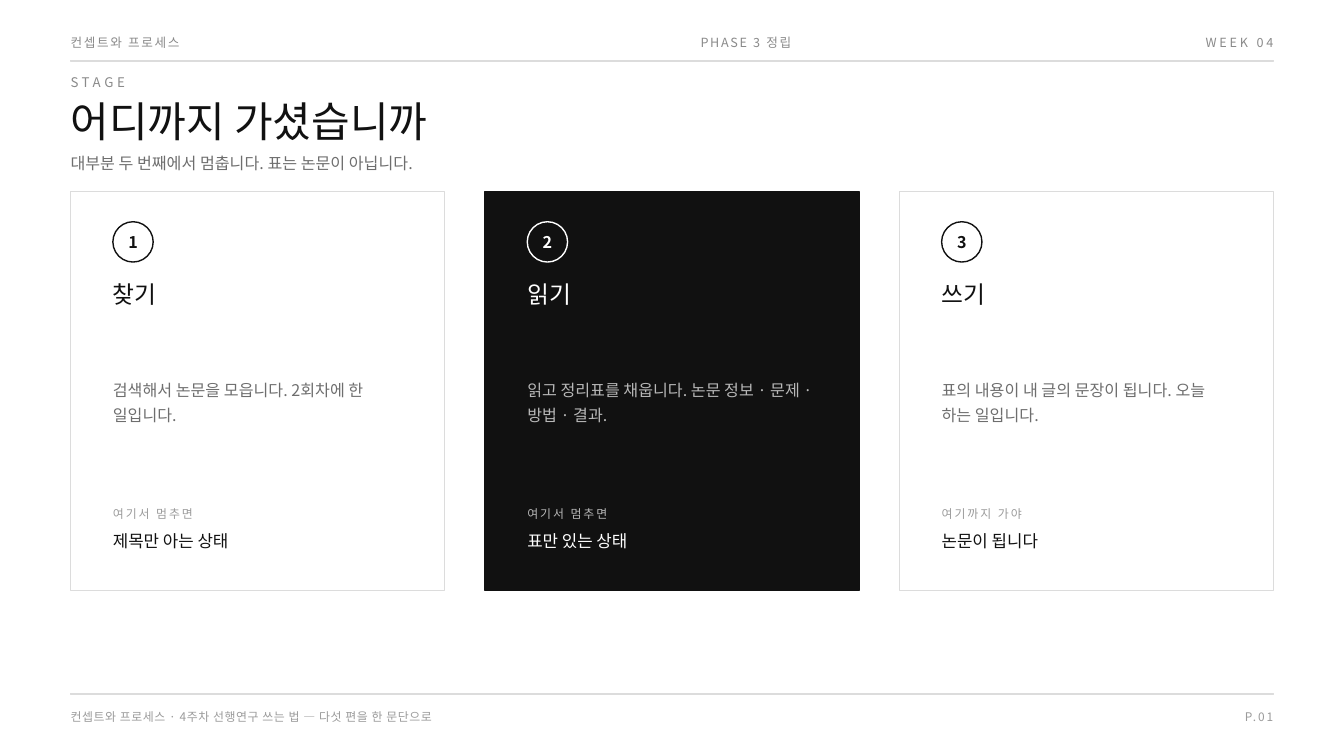
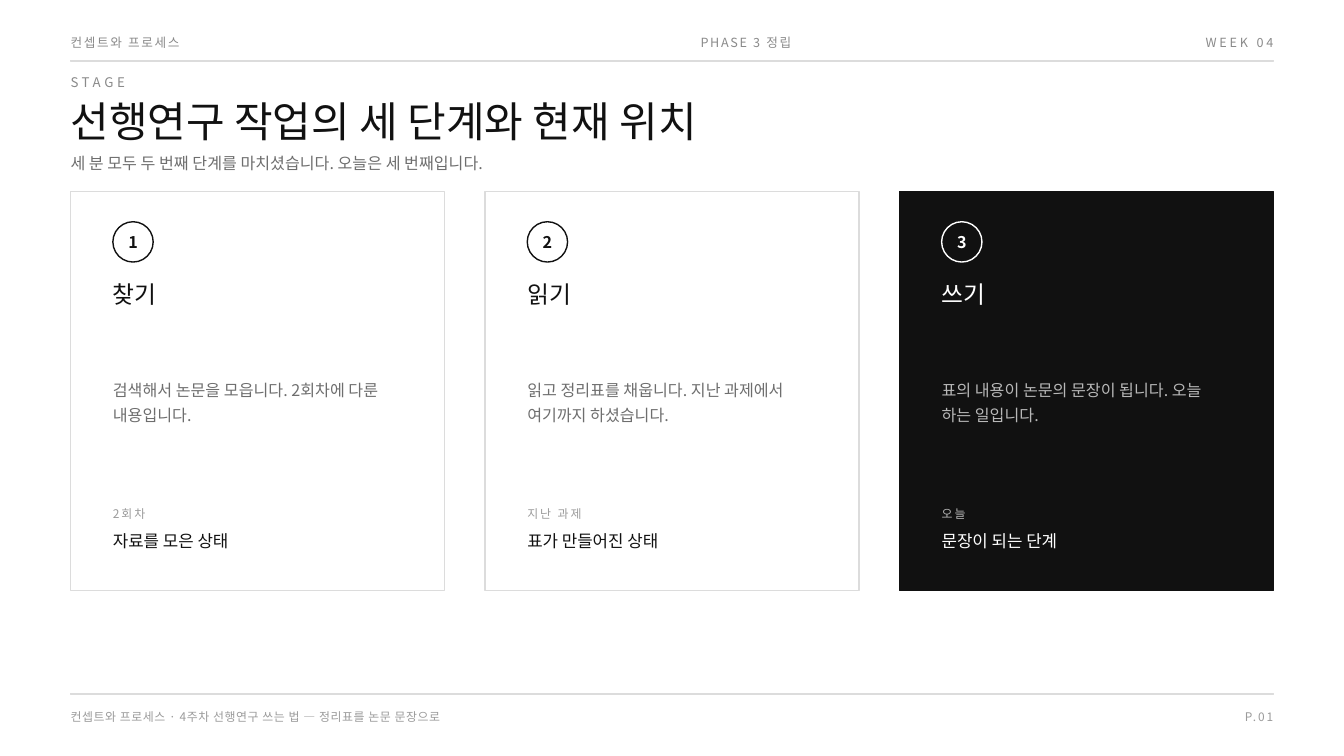
Before and after one commit to design-eng/MIN.D, a slide deck: slide 3 of dist/weeks-대학원/컨셉트와프로세스_04주차_선행연구쓰는법.pptx. Drawn at 1344x756 pixels with LibreOffice and Linux fonts; fonts in the diff are those of the drawing. Boxes give left, top, right and bottom in pixels: in the first picture for what was removed or moved away, otherwise in the second. Text is boxed around its words. In the diff, an @@ line names an element or a change of style, - is before the commit and + after.

```diff
--- a/dist/weeks-대학원/컨셉트와프로세스_04주차_선행연구쓰는법.pptx
+++ b/dist/weeks-대학원/컨셉트와프로세스_04주차_선행연구쓰는법.pptx
@@ text at bbox=[71, 102, 696, 141]: text changed @@
-어디까지 가셨습니까
+선행연구 작업의 세 단계와 현재 위치
@@ text at bbox=[71, 155, 483, 170]: text changed @@
-대부분 두 번째에서 멈춥니다. 표는 논문이 아닙니다.
+세 분 모두 두 번째 단계를 마치셨습니다. 오늘은 세 번째입니다.
@@ rectangle at bbox=[485, 192, 859, 591]: fill #111111 to #FFFFFF; outline #111111 1 pt to #DCDCDC 1 pt @@
@@ rectangle at bbox=[899, 192, 1273, 591]: fill #FFFFFF to #111111; outline #DCDCDC 1 pt to #111111 1 pt @@
@@ text "2" at bbox=[543, 236, 553, 248]: text colour #FFFFFF to #111111 @@
@@ ellipse at bbox=[527, 222, 568, 262]: fill #111111 to #FFFFFF; outline #FFFFFF 1 pt to #111111 1 pt @@
@@ text "3" at bbox=[957, 236, 967, 249]: text colour #111111 to #FFFFFF @@
@@ ellipse at bbox=[942, 222, 982, 262]: fill #FFFFFF to #111111; outline #111111 1 pt to #FFFFFF 1 pt @@
@@ text "읽기" at bbox=[527, 283, 571, 305]: text colour #FFFFFF to #111111 @@
@@ text "쓰기" at bbox=[942, 283, 986, 305]: text colour #111111 to #FFFFFF @@
@@ text at bbox=[113, 382, 378, 423]: text changed @@
-검색해서 논문을 모읍니다. 2회차에 한 일입니다.
+검색해서 논문을 모읍니다. 2회차에 다룬 내용입니다.
@@ text at bbox=[527, 382, 783, 423]: text changed; text colour #B8B8B8 to #6E6E6E @@
-읽고 정리표를 채웁니다. 논문 정보 · 문제 · 방법 · 결과.
+읽고 정리표를 채웁니다. 지난 과제에서 여기까지 하셨습니다.
@@ text at bbox=[942, 382, 1202, 423]: text changed; text colour #6E6E6E to #B8B8B8 @@
-표의 내용이 내 글의 문장이 됩니다. 오늘 하는 일입니다.
+표의 내용이 논문의 문장이 됩니다. 오늘 하는 일입니다.
@@ text at bbox=[113, 508, 145, 519]: text changed @@
-여기서 멈추면
+2회차
@@ text at bbox=[527, 508, 582, 519]: text changed; text colour #B8B8B8 to #9B9B9B @@
-여기서 멈추면
+지난 과제
@@ text at bbox=[942, 508, 966, 519]: text changed; text colour #9B9B9B to #B8B8B8 @@
-여기까지 가야
+오늘
@@ text at bbox=[113, 533, 229, 549]: text changed @@
-제목만 아는 상태
+자료를 모은 상태
@@ text at bbox=[527, 533, 658, 549]: text changed; text colour #FFFFFF to #111111 @@
-표만 있는 상태
+표가 만들어진 상태
@@ text at bbox=[942, 533, 1057, 549]: text changed; text colour #111111 to #FFFFFF @@
-논문이 됩니다
+문장이 되는 단계
@@ text at bbox=[71, 711, 441, 722]: text changed @@
-컨셉트와 프로세스 · 4주차 선행연구 쓰는 법 — 다섯 편을 한 문단으로
+컨셉트와 프로세스 · 4주차 선행연구 쓰는 법 — 정리표를 논문 문장으로
```
Also in this commit, not shown: 17 other slides changed, 1 slide added, 5 other files.
